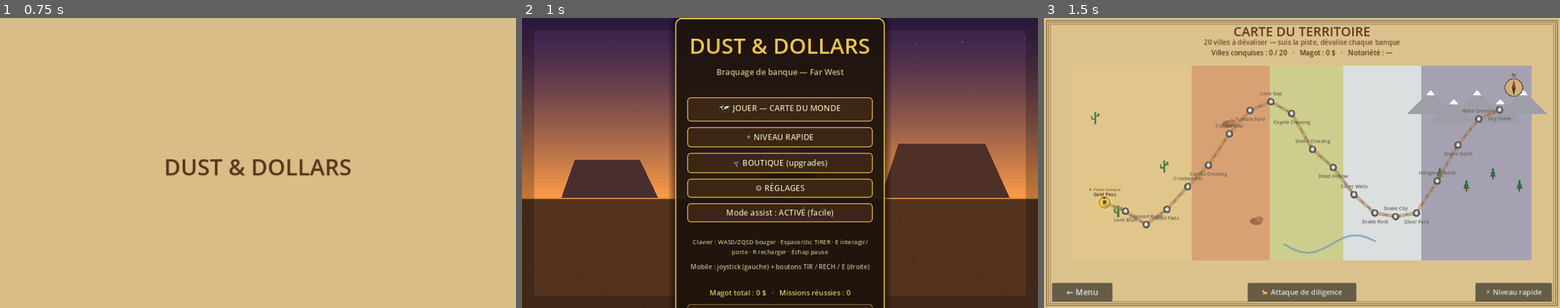
Above: before the commit, frames 1-3 (left to right).
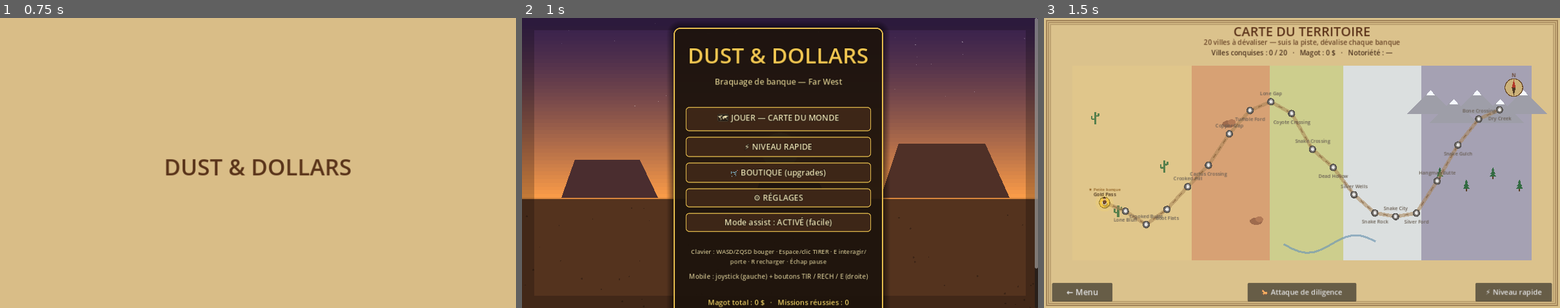
Above: after the commit, the same moments.

Repository: sebadiaz/Cowboys
Game: Godot game, scene res://scenes/Boot.tscn
The game is run twice, just before and just after one commit, with the same random seed, the same clock (stepped at 60 frames per second) and the same inputs.
Inputs (mouse positions are in pixels of both pictures, inside the frame that each line leads up to):
- Up to frame 1 (0.75 s): tap Enter at 0.5 s; move the mouse to (371, 148) at 0.52 s; hold D (move_right) from 0.53 s (still down); hold Space (fire) from 0.53 s (still down); click (371, 148) at 0.67 s
- Up to frame 2 (1 s): keep holding D (move_right); keep holding Space (fire)
- Up to frame 3 (1.5 s): release D (move_right) at 1.25 s; release Space (fire) at 1.25 s; click "🗺 JOUER — CARTE DU MONDE" at 1.25 s

Frame 1 is identical in both runs. In frame 2, 16% of the frame differs, in the area x 28-100%, y 0-100%; in frame 3, nothing differs.

Commit message:
Menus: contenu défilable sur petits écrans (ScrollContainer + centre), tous les boutons restent atteignables sur mobile

Diff:
--- a/scripts/main_menu.gd
+++ b/scripts/main_menu.gd
@@ -12,12 +12,24 @@
 	theme = UiTheme.build()
 	UiTheme.add_backdrop(self, "menu")
 
+	# Défilable : sur petit écran, tout reste atteignable ; centré quand ça tient.
+	var scroll := ScrollContainer.new()
+	scroll.set_anchors_preset(Control.PRESET_FULL_RECT)
+	scroll.horizontal_scroll_mode = ScrollContainer.SCROLL_MODE_DISABLED
+	add_child(scroll)
+
 	var center := CenterContainer.new()
-	center.set_anchors_preset(Control.PRESET_FULL_RECT)
-	add_child(center)
+	center.size_flags_horizontal = Control.SIZE_EXPAND_FILL
+	center.size_flags_vertical = Control.SIZE_EXPAND_FILL
+	scroll.add_child(center)
+
+	var pad := MarginContainer.new()
+	for s in ["top", "bottom"]:
+		pad.add_theme_constant_override("margin_" + s, 24)
+	center.add_child(pad)
 
 	var panel := UiTheme.panel()
-	center.add_child(panel)
+	pad.add_child(panel)
 
 	var box := VBoxContainer.new()
 	box.custom_minimum_size = Vector2(460, 0)
--- a/scripts/result_screen.gd
+++ b/scripts/result_screen.gd
@@ -12,12 +12,24 @@
 	var success: bool = bool(r.get("success", false))
 	UiTheme.add_backdrop(self, "win" if success else "lose")
 
+	# Défilable : sur petit écran, tout reste atteignable ; centré quand ça tient.
+	var scroll := ScrollContainer.new()
+	scroll.set_anchors_preset(Control.PRESET_FULL_RECT)
+	scroll.horizontal_scroll_mode = ScrollContainer.SCROLL_MODE_DISABLED
+	add_child(scroll)
+
 	var center := CenterContainer.new()
-	center.set_anchors_preset(Control.PRESET_FULL_RECT)
-	add_child(center)
+	center.size_flags_horizontal = Control.SIZE_EXPAND_FILL
+	center.size_flags_vertical = Control.SIZE_EXPAND_FILL
+	scroll.add_child(center)
+
+	var pad := MarginContainer.new()
+	for s in ["top", "bottom"]:
+		pad.add_theme_constant_override("margin_" + s, 24)
+	center.add_child(pad)
 
 	var panel := UiTheme.panel()
-	center.add_child(panel)
+	pad.add_child(panel)
 
 	var box := VBoxContainer.new()
 	box.custom_minimum_size = Vector2(460, 0)
